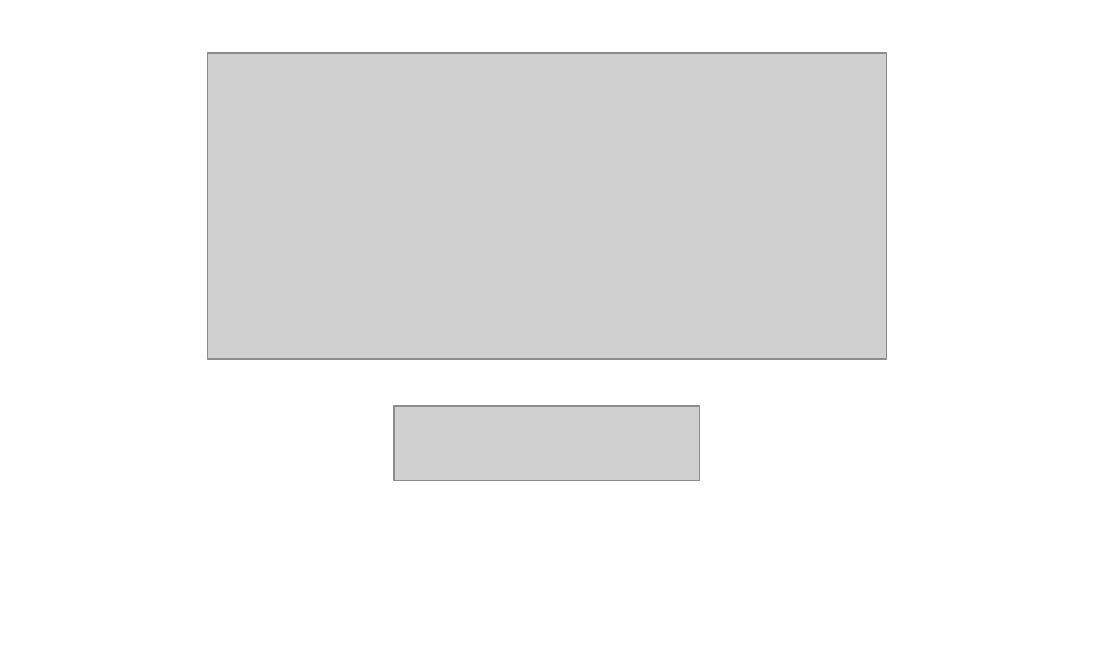
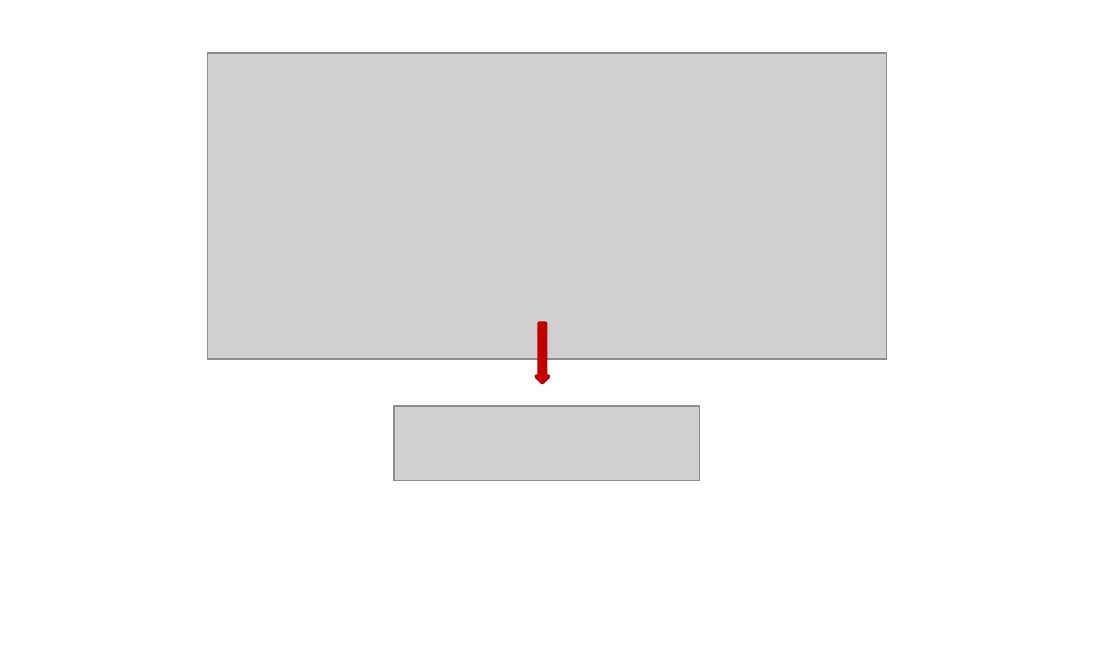
Before and after one commit to antronerds/r2-tutorials, a slide deck: slide 24 of docs/_static/images/tutorial_fig_2017_medium.pptx. Drawn at 1120x647 pixels with LibreOffice and Linux fonts; fonts in the diff are those of the drawing; grey boxes stand for pictures. Boxes give left, top, right and bottom in pixels: in the first picture for what was removed or moved away, otherwise in the second. Text is boxed around its words. In the diff, an @@ line names an element or a change of style, - is before the commit and + after.

```diff
--- a/docs/_static/images/tutorial_fig_2017_medium.pptx
+++ b/docs/_static/images/tutorial_fig_2017_medium.pptx
@@ down arrow added at (536, 324, 548, 382), fill #C00000, outline #C00000 2 pt @@
```
Also in this commit, not shown: 7 slides added, 1 slide removed, 3 other files.
